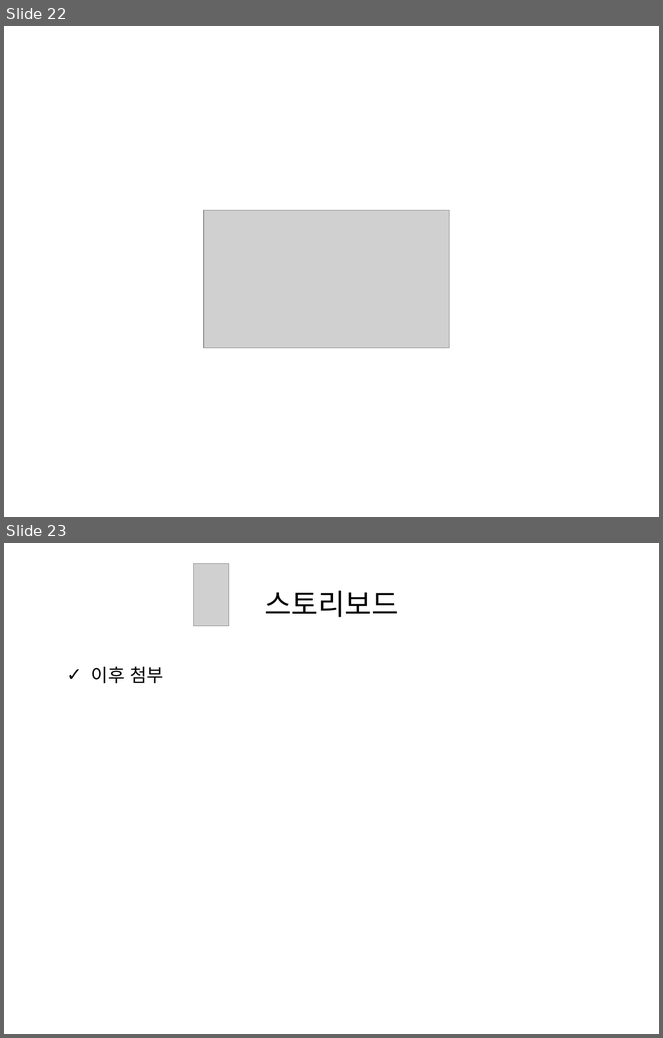
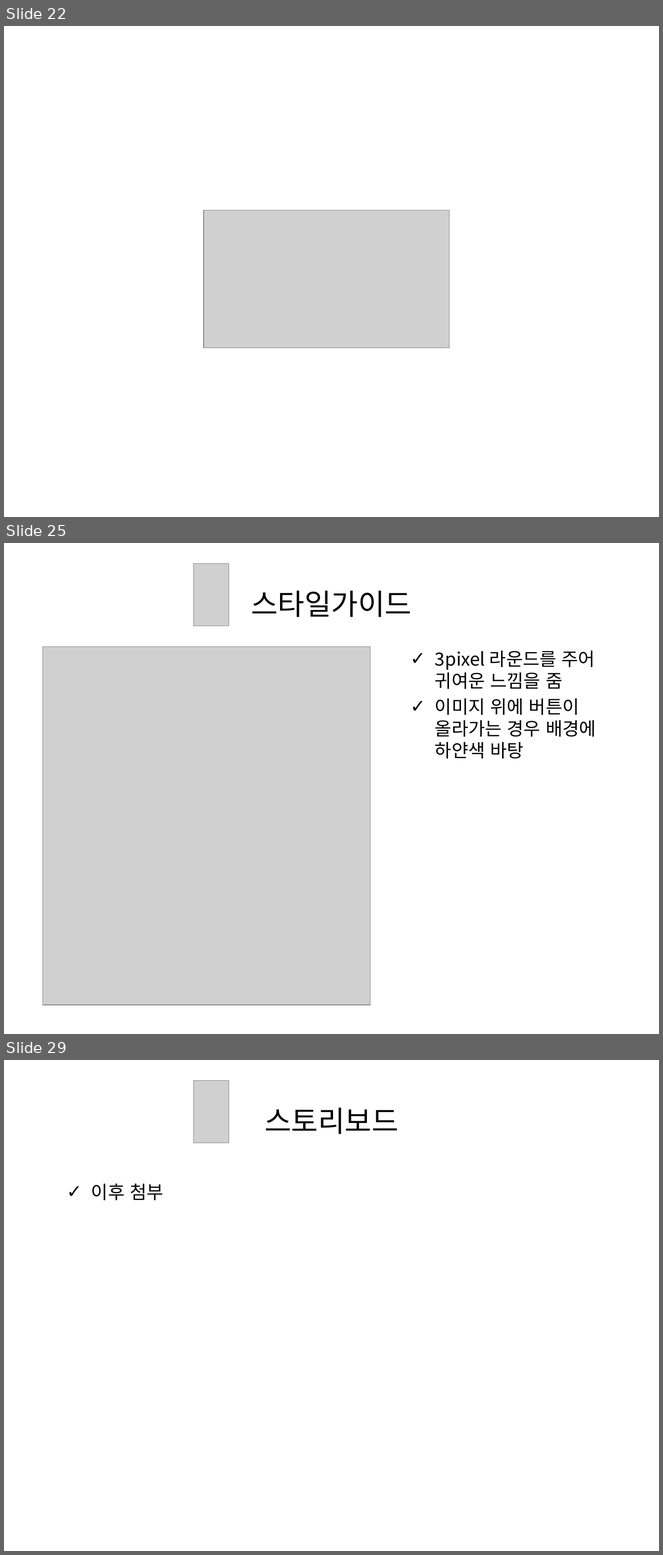
Before and after one commit to grapePrince/planthounse, a slide deck: presentation/디자인발표.ppt. Shown one above the other, each under a label of ours: slides 22 and 23 before the commit, slides 22, 25 and 29 after it; the slides between them are not shown. The pictures are 663x1038 and 663x1555 pixels, drawn with LibreOffice and Linux fonts; fonts in the diff are those of the drawing; grey boxes stand for pictures. Boxes give left, top, right and bottom in pixels: in the first picture for what was removed or moved away, otherwise in the second. Text is boxed around its words. In the diff, an @@ line names an element or a change of style, - is before the commit and + after.

```diff
--- a/presentation/디자인발표.ppt
+++ b/presentation/디자인발표.ppt
@@ slide 25 added at (4, 543, 659, 1034), background #FFFFFF @@
@@ picture added at (193, 563, 229, 626) @@
@@ title added at (251, 590, 412, 617), 32 pt, text #000000 @@
+스타일가이드
@@ picture added at (42, 646, 370, 1005) @@
@@ text added at (435, 651, 596, 759), 20 pt, text #000000 @@
+✓ 3pixel 라운드를 주어 귀여운 느낌을 줌
+✓ 이미지 위에 버튼이 올라가는 경우 배경에 하얀색 바탕
@@ what was slide 23 is now slide 29 @@
```
Also in this commit, not shown: 5 other slides added, 2 other files.
